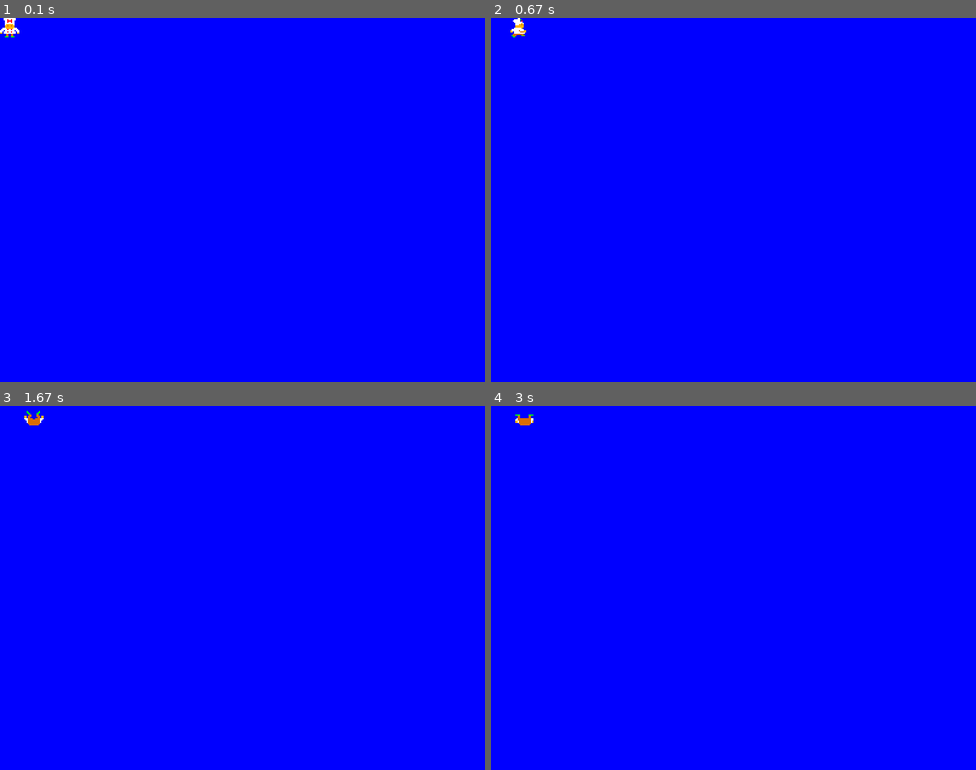
Above: before the commit, frames 1-4 (two rows, left to right).
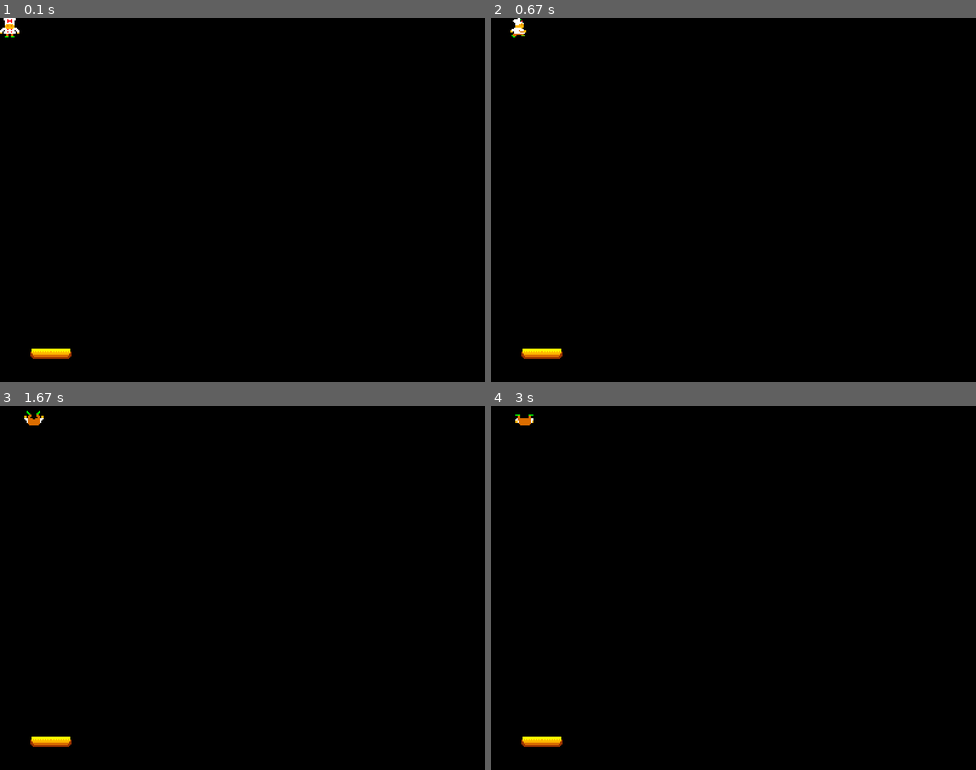
Above: after the commit, the same moments.

Repository: Swestr/Pygame_test
Game: pygame game, started from main.py
Same seed, same stepped clock (60 frames per second), same inputs: the game is played once before the commit and once after it.
Inputs:
- Up to frame 1 (0.1 s): no input
- Up to frame 2 (0.67 s): hold Right from 0.33 s (still down)
- Up to frame 3 (1.67 s): release Right at 0.8 s; hold Up 0.83-1.13 s; tap Space at 0.9, 1.23 s
- Up to frame 4 (3 s): no input

The runs differ from the first frame. In frame 1, 100% of the frame differs, in the area x 0-100%, y 0-100%; in frame 2, 100%; in frame 3, 100%; in frame 4, 100%.

Commit message:
background + food

Diff:
--- /dev/null
+++ b/background.py
@@ -0,0 +1,11 @@
+from load_sprit import load_sprit
+from constant import BURGER_SPOT_HEIGHT, BURGER_SPOT_WIDTH, WINDOW_HEIGHT
+
+
+class Burger_spot:
+
+    def __init__(self):
+        self.BURGER_SPOT = load_sprit("Background", "BURGER_SPOT", 1,
+                                      BURGER_SPOT_WIDTH, BURGER_SPOT_HEIGHT)[0]
+        self.x = 50
+        self.y = WINDOW_HEIGHT - 50
--- a/constant.py
+++ b/constant.py
@@ -1,7 +1,16 @@
-WIDTH = 800
-HEIGHT = 600
+WINDOW_WIDTH = 800
+WINDOW_HEIGHT = 600
 FPS = 10
 BLACK = (0, 0, 0)
 BLUE = (0, 0, 255)
 WHITE = (255, 255, 255)
-IMG_WIDTH = IMG_HEIGHT = 32
+
+MULTIPLIER = 2
+
+CHARACTER_WIDTH = 16 * MULTIPLIER
+CHARACTER_HEIGHT = 16 * MULTIPLIER
+
+BURGER_SPOT_WIDTH = 34 * MULTIPLIER
+BURGER_SPOT_HEIGHT = 6 * MULTIPLIER
+
+FOOD_PIECE_WIDTH = FOOD_PIECE_HEIGHT = 8 * MULTIPLIER
--- a/display.py
+++ b/display.py
@@ -1,14 +1,14 @@
 import pygame
-from constant import BLACK, BLUE, WHITE
+from constant import BLACK, FOOD_PIECE_WIDTH
 
 
-def display(screen, player):
+def display(screen, player, background, food):
     STATE = player.character_state
     ID = player.character_state_id
     POSITION = (player.x, player.y)
 
     # Le background
-    screen.fill(BLUE)
+    screen.fill(BLACK)
     # Le personnage
     if ID == -1:
         STATE.set_colorkey(BLACK)
@@ -17,5 +17,17 @@
         STATE[ID % len(STATE)].set_colorkey(BLACK)
         screen.blit(STATE[ID % len(STATE)], POSITION)
 
+    # Un emplacement à burger entier
+    background.BURGER_SPOT.set_colorkey(BLACK)
+    screen.blit(background.BURGER_SPOT, (background.x, background.y))
+
+    # Un pain inférieur du burger sur l'emplacement
+    for i in range(len(food.FOOD_PIECES)):
+        food.FOOD_PIECES[i].set_colorkey(BLACK)
+        x = food.DIFF_WITH_SPOT_x + background.x
+        y = food.DIFF_WITH_SPOT_y + background.y
+        screen.blit(food.FOOD_PIECES[i],
+                    (x + i * FOOD_PIECE_WIDTH, y))
+
     # Refresh
     pygame.display.flip()
--- /dev/null
+++ b/food.py
@@ -0,0 +1,11 @@
+from load_sprit import load_sprit
+from constant import FOOD_PIECE_WIDTH, FOOD_PIECE_HEIGHT, WINDOW_HEIGHT
+
+
+class Bread_bottom:
+
+    def __init__(self):
+        self.FOOD_PIECES = load_sprit("food", "bread/bottom", 4,
+                                      FOOD_PIECE_WIDTH, FOOD_PIECE_HEIGHT)
+        self.DIFF_WITH_SPOT_x = 2
+        self.DIFF_WITH_SPOT_y = -7
--- /dev/null
+++ b/load_sprit.py
@@ -0,0 +1,12 @@
+from pygame.image import load
+from pygame.transform import scale
+
+
+def load_sprit(who, what, nb_sprites, width, height):
+    path = "src/" + who + "/" + what + "/"
+    sprit_images = []
+    for sprite_id in range(1, nb_sprites + 1):
+        img = load(path + str(sprite_id) + ".png")
+        img = scale(img, (width, height))
+        sprit_images.append(img)
+    return sprit_images
--- a/main.py
+++ b/main.py
@@ -2,15 +2,18 @@
 
 # Import from my files
 from display import display
-from constant import WIDTH, HEIGHT, FPS
+from constant import WINDOW_WIDTH, WINDOW_HEIGHT, FPS
 from player import Player
+from background import Burger_spot
+from food import Bread_bottom
 
 # Initialisation sons et pygame
 pygame.mixer.init()
 pygame.init()
 
 # Création de la fenêtre - doubles parenthèses car tuple
-screen = pygame.display.set_mode((WIDTH, HEIGHT), pygame.RESIZABLE)
+screen = pygame.display.set_mode(
+    (WINDOW_WIDTH, WINDOW_HEIGHT), pygame.RESIZABLE)
 # Nom du jeu
 pygame.display.set_caption("Burger Time")
 
@@ -19,9 +22,10 @@
 
 # Création du joueur
 character = Player()
-
+burger_spot_1 = Burger_spot()
+bread_bottom = Bread_bottom()
 # Appel du display (fonction personnelle dans display.py)
-display(screen, character)
+display(screen, character, burger_spot_1, bread_bottom)
 
 # Boucle - le jeu
 running = True
@@ -75,6 +79,6 @@
                 running = False
 
     # Mis à jour de l'affichage
-    display(screen, character)
+    display(screen, character, burger_spot_1, bread_bottom)
 
 pygame.quit()
--- a/player.py
+++ b/player.py
@@ -1,16 +1,7 @@
-from pygame.image import load
-from pygame.transform import flip, scale
-from constant import WIDTH, HEIGHT, IMG_WIDTH, IMG_HEIGHT
-
-
-def load_sprit(who, what, nb_sprites):
-    path = "src/" + who + "/" + what + "/"
-    sprit_images = []
-    for sprite_id in range(1, nb_sprites + 1):
-        img = load(path + str(sprite_id) + ".png")
-        img = scale(img, (IMG_WIDTH, IMG_HEIGHT))
-        sprit_images.append(img)
-    return sprit_images
+from load_sprit import load_sprit
+from pygame.transform import flip
+from constant import WINDOW_WIDTH, WINDOW_HEIGHT
+from constant import CHARACTER_WIDTH, CHARACTER_HEIGHT
 
 
 class Player:
@@ -21,12 +12,18 @@
         self.step = 10
         self.dead = False
 
-        self.CHARACTER_STANDS = load_sprit("character", "stands", 1)[0]
-        self.CHARACTER_WALK_LEFT = load_sprit("character", "walks", 3)
-        self.CHARACTER_DIES = load_sprit("character", "dies", 6)
-        self.CHARACTER_CLIMBS_UP = load_sprit("character", "climbs", 4)
-        self.CHARACTER_CLIMBS_DOWN = load_sprit("character", "climbs", 4)
-        self.CHARACTER_WALK_RIGHT = load_sprit("character", "walks", 3)
+        self.CHARACTER_STANDS = load_sprit(
+            "character", "stands", 1, CHARACTER_WIDTH, CHARACTER_HEIGHT)[0]
+        self.CHARACTER_WALK_LEFT = load_sprit(
+            "character", "walks", 3, CHARACTER_WIDTH, CHARACTER_HEIGHT)
+        self.CHARACTER_DIES = load_sprit(
+            "character", "dies", 6, CHARACTER_WIDTH, CHARACTER_HEIGHT)
+        self.CHARACTER_CLIMBS_UP = load_sprit(
+            "character", "climbs", 4, CHARACTER_WIDTH, CHARACTER_HEIGHT)
+        self.CHARACTER_CLIMBS_DOWN = load_sprit(
+            "character", "climbs", 4, CHARACTER_WIDTH, CHARACTER_HEIGHT)
+        self.CHARACTER_WALK_RIGHT = load_sprit(
+            "character", "walks", 3, CHARACTER_WIDTH, CHARACTER_HEIGHT)
         for id in range(len(self.CHARACTER_WALK_RIGHT)):
             self.CHARACTER_WALK_RIGHT[id] = flip(self.CHARACTER_WALK_RIGHT[id],
                                                  True, False)
@@ -39,7 +36,7 @@
         else:
             self.character_state_id = 0
             self.character_state = self.CHARACTER_WALK_RIGHT
-        if(self.x + IMG_WIDTH <= WIDTH):
+        if(self.x + CHARACTER_WIDTH <= WINDOW_WIDTH):
             self.x += self.step
 
     def goLeft(self):
@@ -66,7 +63,7 @@
         else:
             self.character_state_id = 0
             self.character_state = self.CHARACTER_CLIMBS_DOWN
-        if(self.y + IMG_HEIGHT <= HEIGHT):
+        if(self.y + CHARACTER_HEIGHT <= WINDOW_HEIGHT):
             self.y += self.step
 
     def die(self):
Binary file added: src/background/burger_spot/1.png
Binary file added: src/background/tile007.png
Binary file changed: src/food/bread/bottom/4.png
